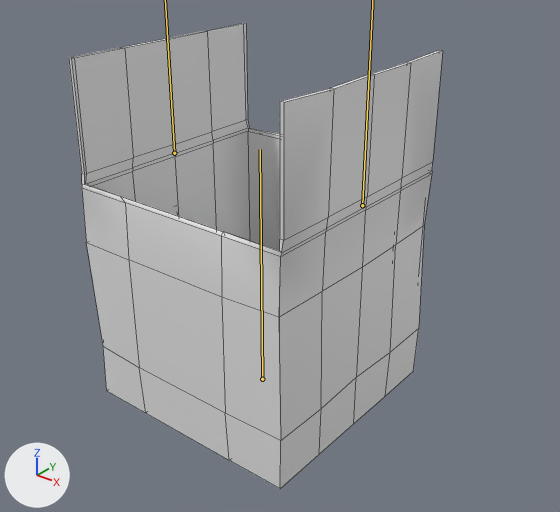
Two versions of the FBX model Assets/Meshes/Box/Box.fbx, one commit apart.
Rendered twice from a 50 mm lens placed at (1.17, -1.386, 1.262), pointed at (0.055, 0.007, 0.398). Every picture has the same lights, and +X, +Y and +Z are marked at lower left. The bones that bend it are drawn over the model as lines. Mesh edges are drawn as thin lines.
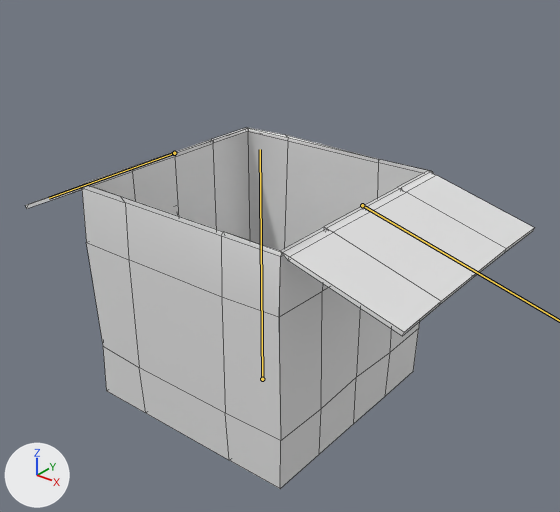
The newer file adds an action. The first version stands in its rest pose; the second is drawn at frame 1 of the action 'BoxRig|BoxRig|BoxRig|Close'.

Boxes [x1, y1, x2, y2] around the edits, measured in the pictures (560 x 512 px):
'Box', posed (36% wider, 22% shorter)
    before: [69, 23, 443, 489]
    after: [26, 127, 534, 489]

What changed in the scene script:
```text
Change bone_lidflap_l:
    where bone_lidflap_l = bpy.data.objects['BoxRig'].pose.bones['LidFlap.L']  # child of 'Box'
    bone_lidflap_l.rotation_quaternion: (1.0, 0.0, 0.0, 0.0) -> (0.539, 0.0, 0.0, 0.842)  # degrees (0, 0, 0) -> degrees (0, 0, 115)
Change bone_lidflap_r:
    where bone_lidflap_r = bpy.data.objects['BoxRig'].pose.bones['LidFlap.R']  # child of 'Box'
    bone_lidflap_r.rotation_quaternion: (1.0, 0.0, 0.0, 0.0) -> (0.609, 0.0, 0.0, -0.793)  # degrees (0, 0, 0) -> degrees (0, 0, -105)
```
